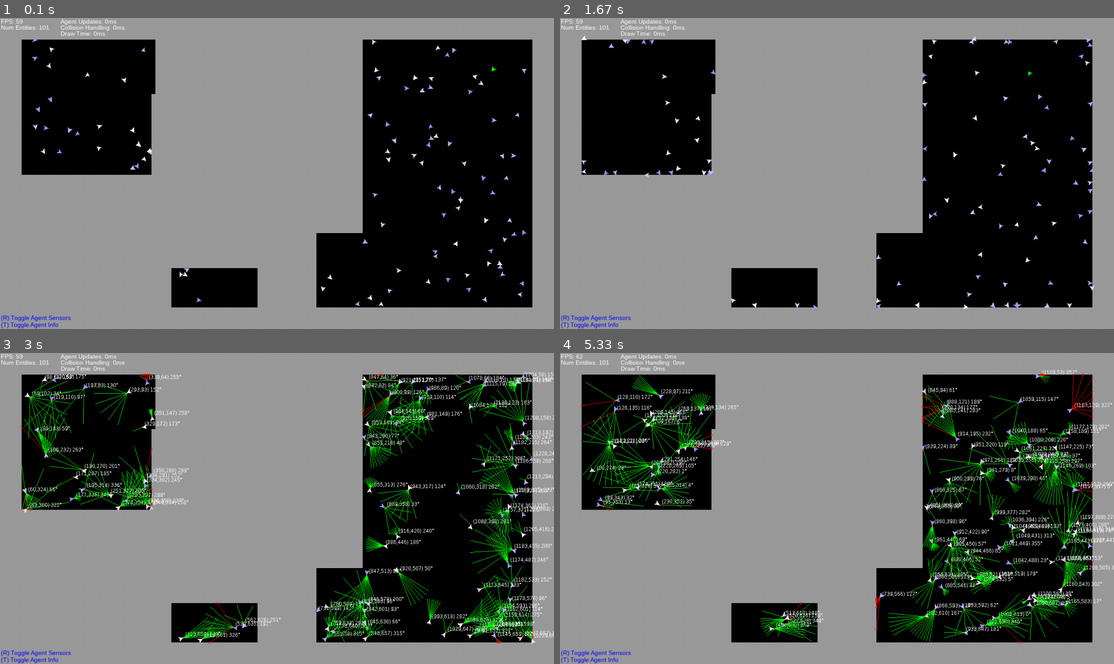
Above: before the commit, frames 1-4 (two rows, left to right).
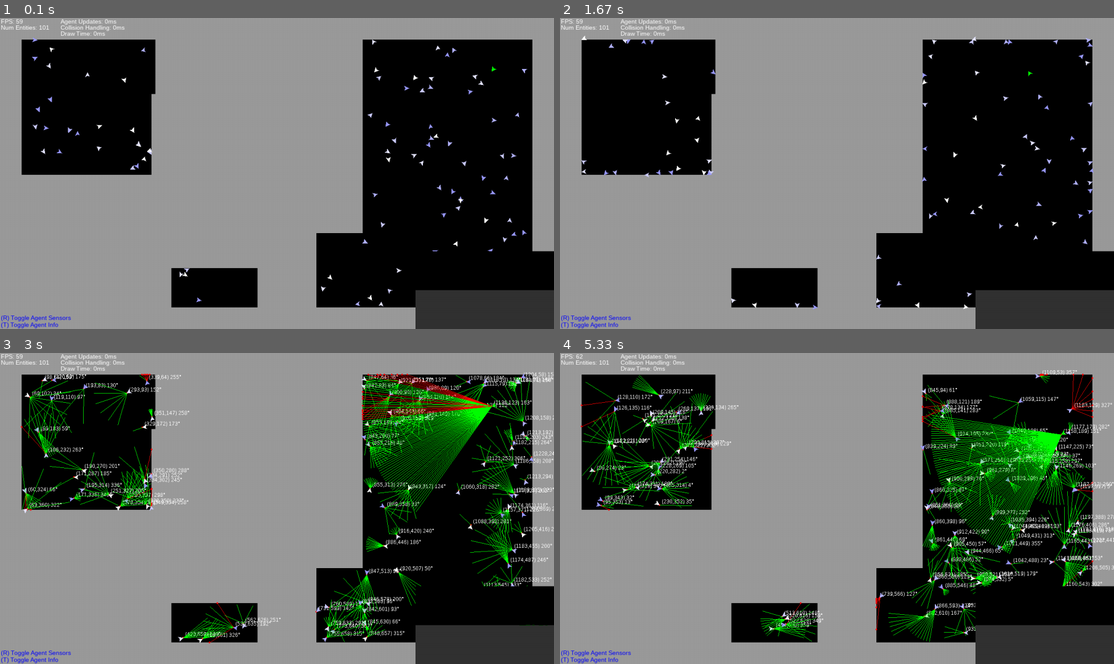
Above: after the commit, the same moments.

Repository: PatrickSinger99/MultiAgentSimulation
Game: pygame game, started from src/main.py
Two runs of this game, one before a commit and one after it. Both use one fixed random seed, a clock stepped at 60 frames per second and the inputs below.
Inputs:
- Up to frame 1 (0.1 s): no input
- Up to frame 2 (1.67 s): hold D 0.33-0.8 s; hold W 0.83-1.13 s; hold D 1.17-1.63 s
- Up to frame 3 (3 s): hold A 1.67-2.2 s; tap T at 1.82 s; hold S 2.23-2.53 s; tap R at 2.57 s; hold A from 2.9 s (still down)
- Up to frame 4 (5.33 s): tap T at 3.05, 4.55 s; release A at 3.3 s; hold W 3.33-3.7 s; hold D 3.73-4.37 s; hold S 4.4-4.77 s; hold A 4.8-5.27 s; hold D from 5.3 s (still down)

The runs differ from the first frame. In frame 1, 3.7% of the frame differs, in the area x 75-100%, y 74-100%; in frame 2, 3.7%; in frame 3, 8.4%, in the area x 65-100%, y 6-100%; in frame 4, 8.4%.

Commit message:
added pov view for user agent (ray casting)

Diff:
--- a/src/main.py
+++ b/src/main.py
@@ -78,6 +78,7 @@
         self.show_agent_debug_info = False
         self.show_agent_sensors = False
         self.show_control_hotkeys = True
+        self.show_agent_pov = True  # TODO TEST
 
         # Timers
         self.timer_agent_updates = 0
@@ -109,7 +110,18 @@
 
         # Add player controlled agent
         if player_controlled_agent:
-            self.agents.append(PlayerControlledAgent(self, movement_speed=3, turning_speed=2, color=green))
+            self.user_controlled_agent = PlayerControlledAgent(self, movement_speed=3, turning_speed=2, color=green,
+                                                               vision_sensors_fov=75, vision_sensors_length=300,
+                                                               num_vision_sensors=75)  # Add more sensors for user agent
+            self.agents.append(self.user_controlled_agent)
+
+        # TODO TEST
+        # Add agent vision pov surface
+        self.agent_pov_surface_size = (320, 180)
+        self.agent_pov_surface = pygame.Surface(self.agent_pov_surface_size)
+        self.agent_pov_surface.fill(black)
+        self.agent_pov_surface_draw_coords = (self.size[0]-self.agent_pov_surface_size[0],
+                                              self.size[1]-self.agent_pov_surface_size[1])
 
     def process_events(self):
         """
@@ -255,6 +267,39 @@
 
             text_surface = self.debug_font.render("(R) Toggle Agent Sensors", True, blue)
             screen.blit(text_surface, (2, self.size[1] - 34))
+
+        # TODO TEMP only for user agent so far
+        if self.show_agent_pov:
+
+            self.agent_pov_surface.fill(black)
+
+            vision_line_thickness = math.ceil(self.agent_pov_surface_size[0] / self.user_controlled_agent.vision_sensor.num_of_rays)
+            surface_y_middle = int(self.agent_pov_surface_size[1] / 2)
+            max_vision_line_size = self.agent_pov_surface_size[1]
+            max_collision_distance = self.user_controlled_agent.vision_sensor.ray_length
+            display_size_per_distance_unit = max_vision_line_size / max_collision_distance
+            color_step_size = 200 / max_collision_distance
+
+            # Draw floor
+            pygame.draw.rect(self.agent_pov_surface, (50, 50, 50), (0, surface_y_middle, self.agent_pov_surface_size[0], surface_y_middle))
+
+            collision_distances = self.user_controlled_agent.get_collision_distances()
+            print(collision_distances)
+            for i, collision_distance in enumerate(collision_distances):
+                if collision_distance is not None:
+                    vision_line_length_pixel = max_vision_line_size - int(collision_distance * display_size_per_distance_unit)
+
+                    line_color = (0, 255 - (color_step_size*collision_distance), 0)
+
+                    # Calculate coords for one vision line
+                    vision_line_coords = (vision_line_thickness*i,  # X
+                                          surface_y_middle - int(vision_line_length_pixel/2),  # Y
+                                          vision_line_thickness,  # width
+                                          vision_line_length_pixel)  # height
+                    pygame.draw.rect(self.agent_pov_surface, line_color, vision_line_coords)
+
+            screen.blit(self.agent_pov_surface, self.agent_pov_surface_draw_coords)
+
 
         self.timer_draw_frame = time.time() - timer_start
 
--- a/src/pygame_agent.py
+++ b/src/pygame_agent.py
@@ -144,6 +144,21 @@
         projection = (v[0] + t * (w[0] - v[0]), v[1] + t * (w[1] - v[1]))
         return math.dist(p, projection)
 
+    def get_collision_distances(self):
+        """
+        Gets the distances for each sensor to the nearest collision. Also calculates distances for sensors that only
+        have one collision as this step was skipped to increase the performance in the base collision detection.
+        :return: List of distances to obstacle for each sensor
+        """
+
+        # Calculate all sensor collision distances that were skipped in the main collision function
+        for i, sensor_collision_coords in enumerate(self.vision_sensor.sensor_collisions):
+            if sensor_collision_coords is not None and self.vision_sensor.sensor_collision_distance[i] is None:
+                collision_distance = self.simulation.calculate_distance(sensor_collision_coords, self.location)
+                self.vision_sensor.sensor_collision_distance[i] = collision_distance
+
+        return self.vision_sensor.sensor_collision_distance
+
 
 class PlayerControlledAgent(Agent):
     def __init__(self, simulation, **kwargs):
